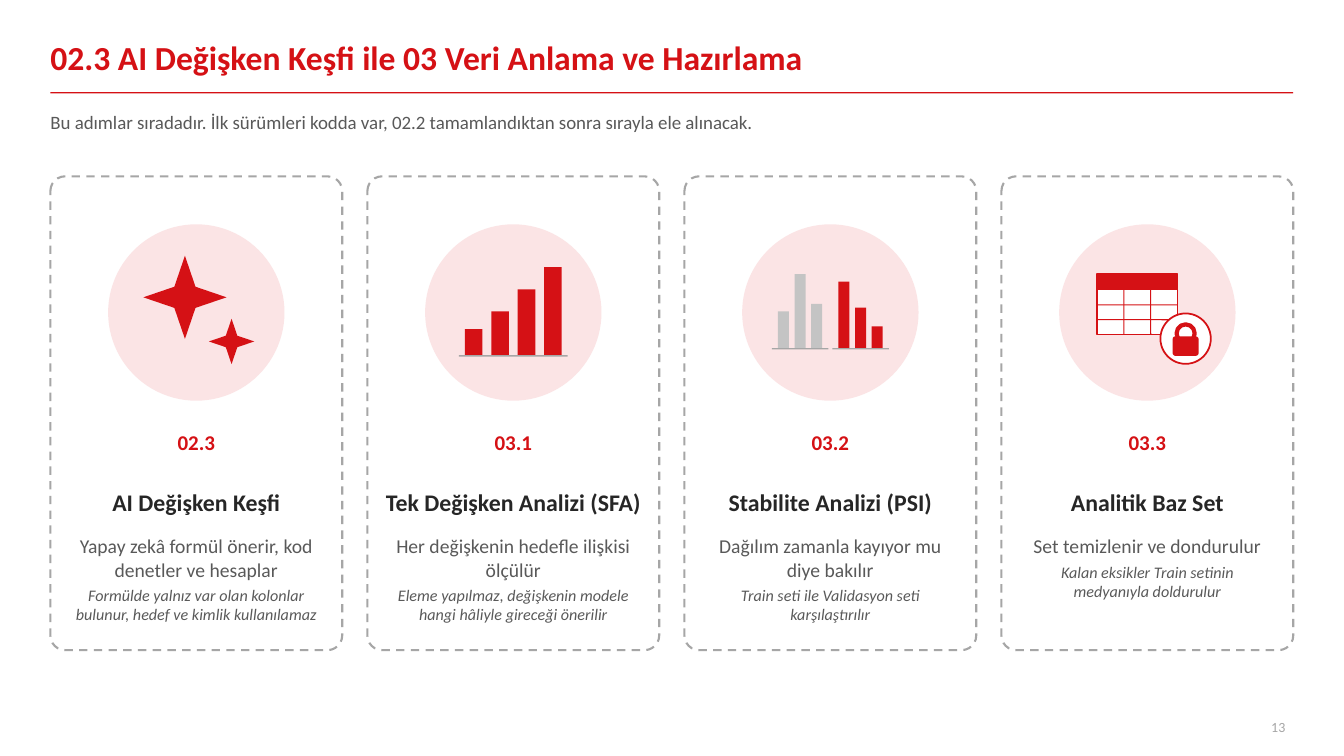
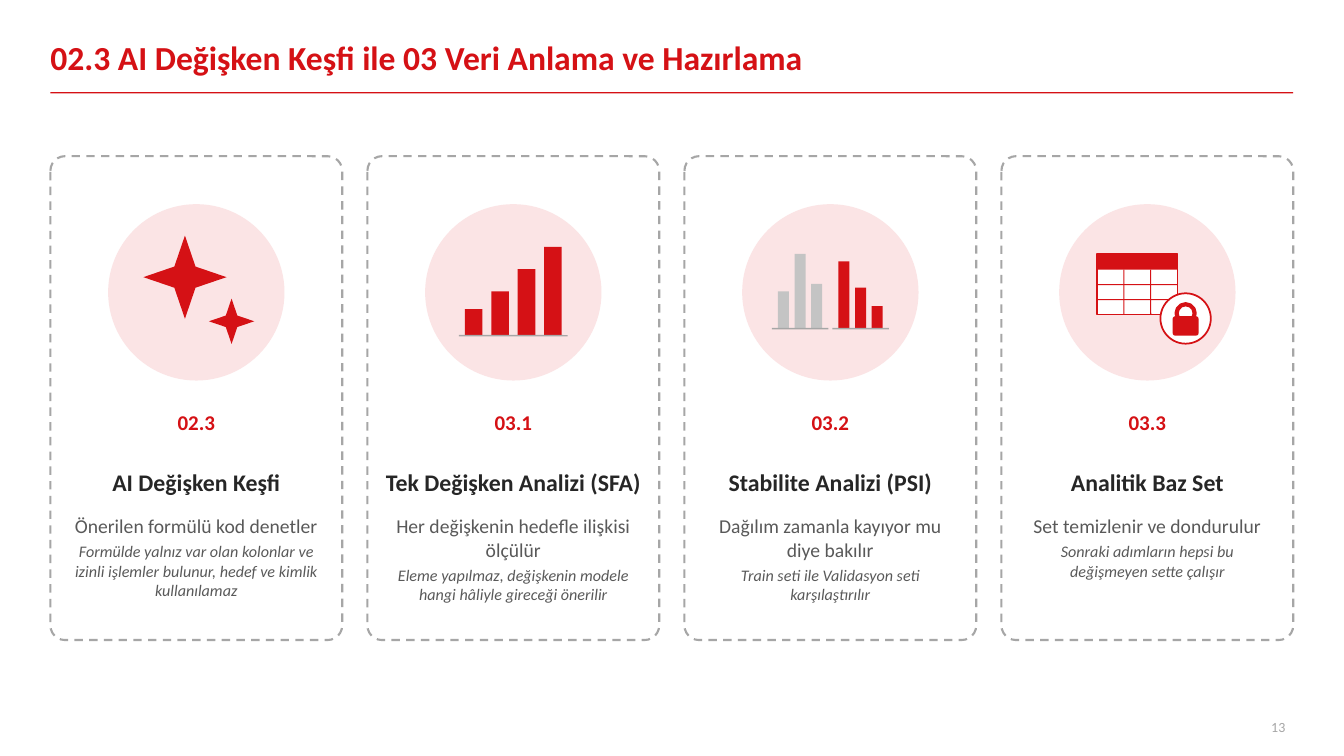
Before and after one commit to canmergen/amp, a slide deck: slide 13 of analitik_modelleme_platformu_GUNCEL/sunum/Platform_Sunum_Sade.pptx. Drawn at 1344x756 pixels with LibreOffice and Linux fonts; fonts in the diff are those of the drawing. Boxes give left, top, right and bottom in pixels: in the first picture for what was removed or moved away, otherwise in the second. Text is boxed around its words. In the diff, an @@ line names an element or a change of style, - is before the commit and + after.

```diff
--- a/analitik_modelleme_platformu_GUNCEL/sunum/Platform_Sunum_Sade.pptx
+++ b/analitik_modelleme_platformu_GUNCEL/sunum/Platform_Sunum_Sade.pptx
@@ text removed at <box>50,114,752,132</box> @@
-Bu adımlar sıradadır. İlk sürümleri kodda var, 02.2 tamamlandıktan sonra sırayla ele alınacak.
@@ rounded rectangle: place and size @@
-rounded rectangle at <box>50,176,343,650</box>
+rounded rectangle at <box>50,156,343,640</box>
@@ rounded rectangle: place and size @@
-rounded rectangle at <box>368,176,660,650</box>
+rounded rectangle at <box>368,156,660,640</box>
@@ rounded rectangle: place and size @@
-rounded rectangle at <box>685,176,977,650</box>
+rounded rectangle at <box>685,156,977,640</box>
@@ rounded rectangle: place and size @@
-rounded rectangle at <box>1002,176,1295,650</box>
+rounded rectangle at <box>1002,156,1295,640</box>
@@ text at <box>75,517,318,596</box>: text changed @@
-Yapay zekâ formül önerir, kod denetler ve hesaplar
-Formülde yalnız var olan kolonlar bulunur, hedef ve kimlik kullanılamaz
+Önerilen formülü kod denetler
+Formülde yalnız var olan kolonlar ve izinli işlemler bulunur, hedef ve kimlik kullanılamaz
@@ 12 rectangles, 11 texts, 7 lines, 6 ellipses, 2 stars, 1 rounded rectangle: place and size @@
-12 rectangles, 11 texts, 7 lines, 6 ellipses, 2 stars, 1 rounded rectangle at <box>108,225,1260,623</box>
+12 rectangles, 11 texts, 7 lines, 6 ellipses, 2 stars, 1 rounded rectangle at <box>108,204,1260,603</box>
@@ text at <box>1061,546,1234,580</box>: text changed @@
-Kalan eksikler Train setinin medyanıyla doldurulur
+Sonraki adımların hepsi bu değişmeyen sette çalışır
```
Also in this commit, not shown: 13 other slides changed, 1 other file.
